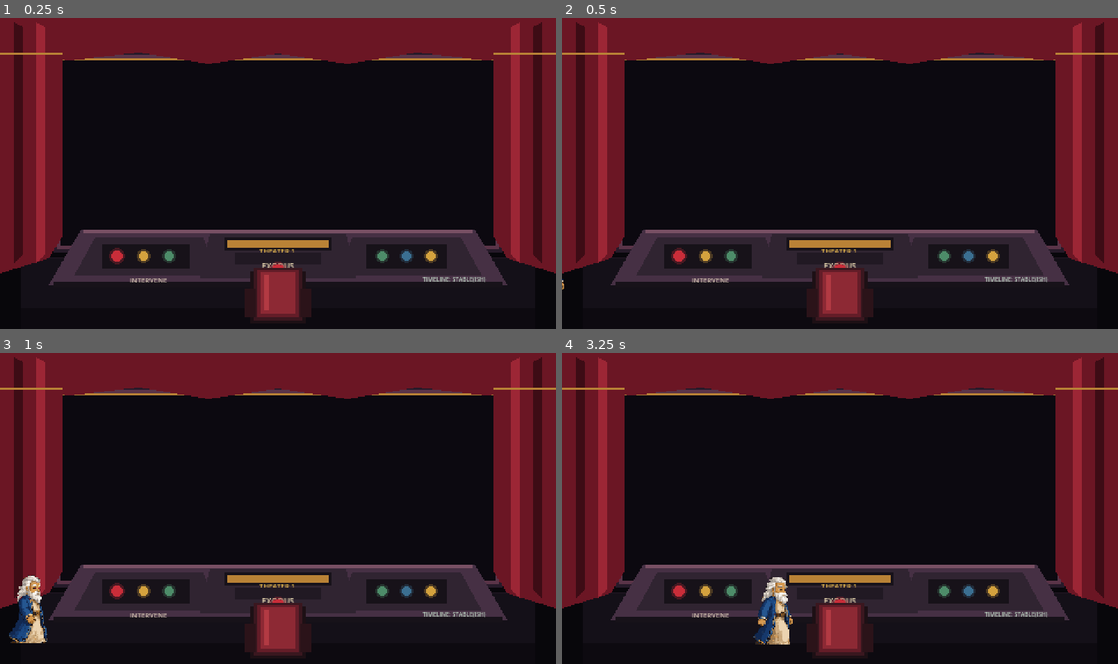
Above: before the commit, frames 1-4 (two rows, left to right).
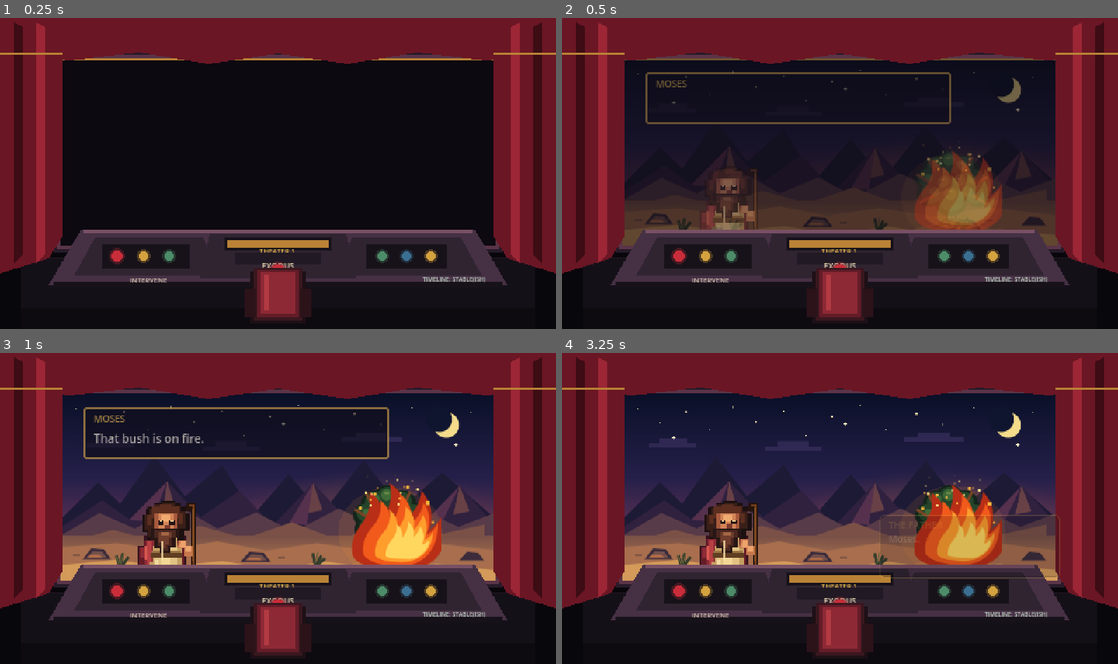
Above: after the commit, the same moments.

Repository: badmrfrosty313/the-bible-sort-of
Game: Godot game, scene res://scenes/theater/theater.tscn
The game is run twice, just before and just after one commit, with the same random seed, the same clock (stepped at 60 frames per second) and the same inputs.
Inputs:
- Up to frame 1 (0.25 s): no input
- Up to frame 2 (0.5 s): no input
- Up to frame 3 (1 s): no input
- Up to frame 4 (3.25 s): no input

Frame 1 is identical in both runs. In frame 2, 17% of the frame differs, in the area x 0-90%, y 12-88%; in frame 3, 36%; in frame 4, 44%, in the area x 10-90%, y 12-94%.
Error after the commit: Parse Error: Cannot infer the type of "neighbor_index" variable because the value doesn't have a set type. (res://scripts/father_pixel.gd:112)

Commit message:
Preserve Father eyes and remove stray sprite pixels

Diff:
--- a/scripts/father_pixel.gd
+++ b/scripts/father_pixel.gd
@@ -38,17 +38,95 @@
 	for i in range(6):
 		var region := Rect2i(FRAME_SIZE.x * i, 0, FRAME_SIZE.x, FRAME_SIZE.y)
 		var frame_image: Image = source.get_region(region)
-		_remove_black_background(frame_image)
+		_remove_edge_background(frame_image)
+		_remove_stray_islands(frame_image)
 		walk_textures.append(ImageTexture.create_from_image(frame_image))
 
-func _remove_black_background(image: Image) -> void:
-	for y in range(image.get_height()):
-		for x in range(image.get_width()):
-			var pixel: Color = image.get_pixel(x, y)
-			# The approved sketch was exported on black. Remove only the near-black
-			# backdrop while preserving the dark outline pixels on Father himself.
-			if pixel.r < 0.035 and pixel.g < 0.035 and pixel.b < 0.045:
-				image.set_pixel(x, y, Color(0.0, 0.0, 0.0, 0.0))
+func _is_background(pixel: Color) -> bool:
+	return pixel.a > 0.0 and pixel.r < 0.10 and pixel.g < 0.10 and pixel.b < 0.13
+
+func _remove_edge_background(image: Image) -> void:
+	# Only remove dark pixels connected to the OUTSIDE of the frame.
+	# This keeps Father's dark eyes and internal outline intact.
+	var width := image.get_width()
+	var height := image.get_height()
+	var visited := PackedByteArray()
+	visited.resize(width * height)
+	var queue: Array[Vector2i] = []
+
+	for x in range(width):
+		_queue_background_pixel(image, Vector2i(x, 0), visited, queue)
+		_queue_background_pixel(image, Vector2i(x, height - 1), visited, queue)
+	for y in range(height):
+		_queue_background_pixel(image, Vector2i(0, y), visited, queue)
+		_queue_background_pixel(image, Vector2i(width - 1, y), visited, queue)
+
+	var index := 0
+	while index < queue.size():
+		var point := queue[index]
+		index += 1
+		image.set_pixel(point.x, point.y, Color(0.0, 0.0, 0.0, 0.0))
+		_queue_background_pixel(image, point + Vector2i.LEFT, visited, queue)
+		_queue_background_pixel(image, point + Vector2i.RIGHT, visited, queue)
+		_queue_background_pixel(image, point + Vector2i.UP, visited, queue)
+		_queue_background_pixel(image, point + Vector2i.DOWN, visited, queue)
+
+func _queue_background_pixel(image: Image, point: Vector2i, visited: PackedByteArray, queue: Array[Vector2i]) -> void:
+	var width := image.get_width()
+	var height := image.get_height()
+	if point.x < 0 or point.y < 0 or point.x >= width or point.y >= height:
+		return
+	var flat_index := point.y * width + point.x
+	if visited[flat_index] != 0:
+		return
+	visited[flat_index] = 1
+	if _is_background(image.get_pixel(point.x, point.y)):
+		queue.append(point)
+
+func _remove_stray_islands(image: Image) -> void:
+	# Generated source art occasionally contains a few detached pixels near a
+	# frame edge. Keep only substantial connected opaque clusters, which removes
+	# those flickering specks without touching facial details inside Father.
+	var width := image.get_width()
+	var height := image.get_height()
+	var visited := PackedByteArray()
+	visited.resize(width * height)
+	var components: Array[Array] = []
+
+	for y in range(height):
+		for x in range(width):
+			var flat_index := y * width + x
+			if visited[flat_index] != 0 or image.get_pixel(x, y).a <= 0.01:
+				continue
+			var component: Array[Vector2i] = []
+			var queue: Array[Vector2i] = [Vector2i(x, y)]
+			visited[flat_index] = 1
+			var queue_index := 0
+			while queue_index < queue.size():
+				var point := queue[queue_index]
+				queue_index += 1
+				component.append(point)
+				for neighbor in [point + Vector2i.LEFT, point + Vector2i.RIGHT, point + Vector2i.UP, point + Vector2i.DOWN]:
+					if neighbor.x < 0 or neighbor.y < 0 or neighbor.x >= width or neighbor.y >= height:
+						continue
+					var neighbor_index := neighbor.y * width + neighbor.x
+					if visited[neighbor_index] != 0:
+						continue
+					visited[neighbor_index] = 1
+					if image.get_pixel(neighbor.x, neighbor.y).a > 0.01:
+						queue.append(neighbor)
+			components.append(component)
+
+	var largest_size := 0
+	for component in components:
+		largest_size = maxi(largest_size, component.size())
+
+	var minimum_keep_size := maxi(4, int(largest_size * 0.015))
+	for component in components:
+		if component.size() >= minimum_keep_size:
+			continue
+		for point in component:
+			image.set_pixel(point.x, point.y, Color(0.0, 0.0, 0.0, 0.0))
 
 func _process(delta: float) -> void:
 	if character_sprite == null:
